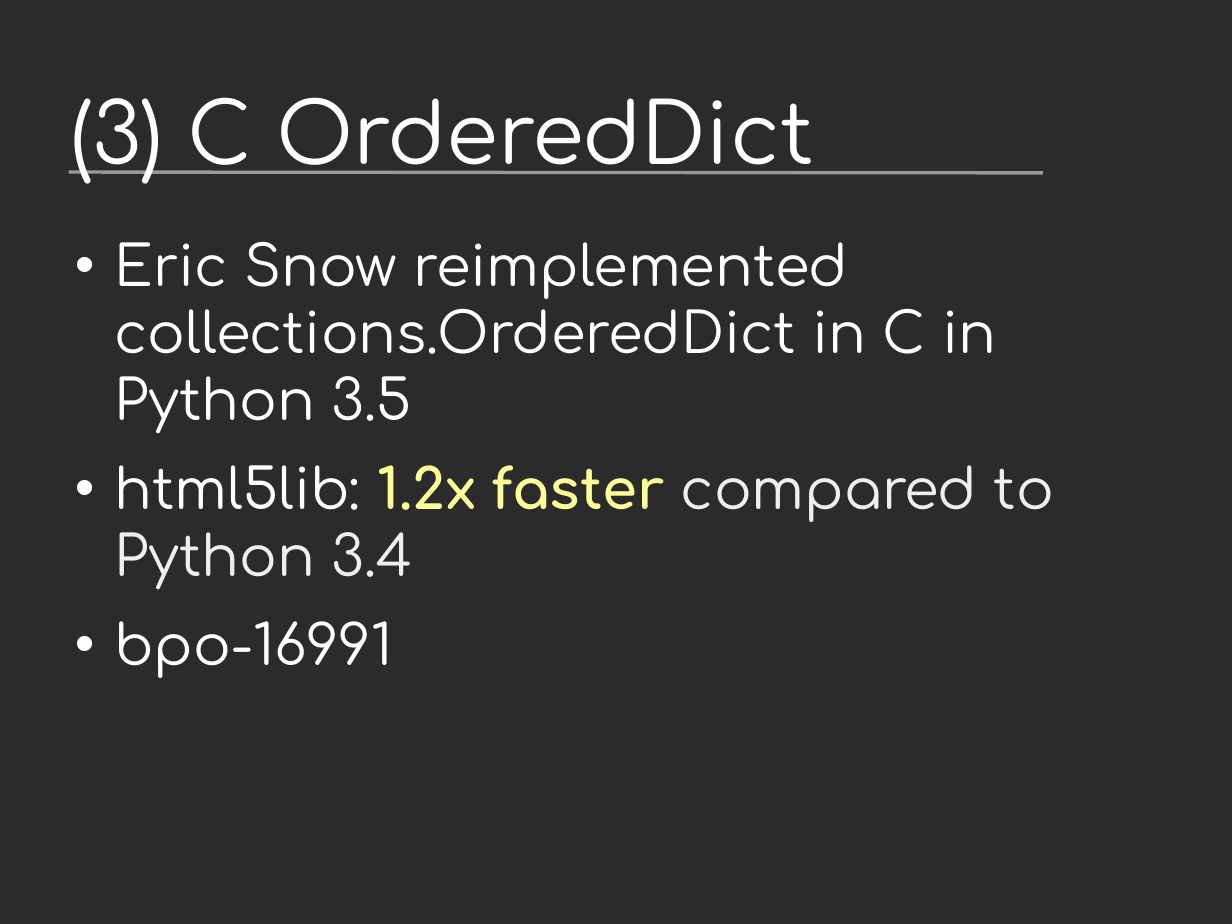
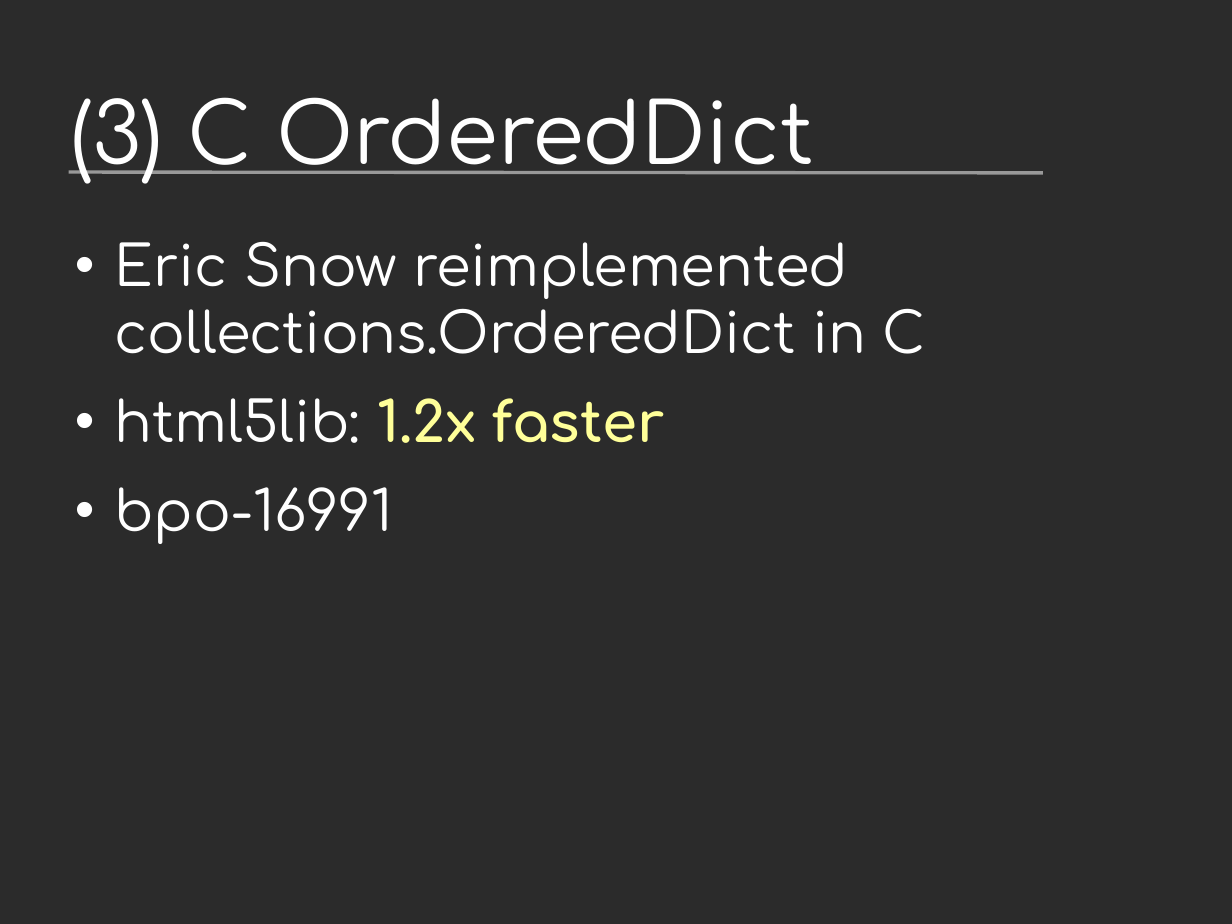
Before and after one commit to vstinner/talks, a slide deck: slide 17 of 2017-PyconUS/python36_opt.odp (slide 19 before the commit). Drawn at 1232x924 pixels with LibreOffice and Linux fonts; fonts in the diff are those of the drawing; background and template pictures are left out; a plain dark background stands for a picture behind light text. Boxes give left, top, right and bottom in pixels: in the first picture for what was removed or moved away, otherwise in the second. Text is boxed around its words. In the diff, an @@ line names an element or a change of style, - is before the commit and + after.

```diff
--- a/2017-PyconUS/python36_opt.odp
+++ b/2017-PyconUS/python36_opt.odp
@@ text at bbox=[114, 242, 926, 443]: text changed @@
-• Eric Snow reimplemented collections.OrderedDict in C in Python 3.5
-• html5lib: 1.2x faster compared to Python 3.4
+• Eric Snow reimplemented collections.OrderedDict in C
+• html5lib: 1.2x faster
```
Also in this commit, not shown: 18 other slides changed, 9 slides added, 1 other file.
